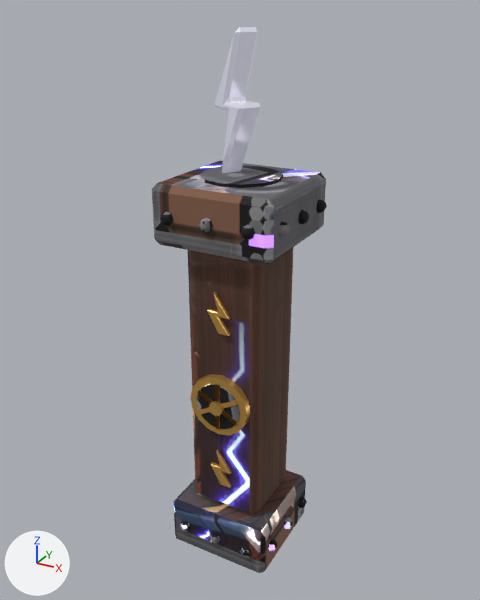
An edit to the glTF model assets/noir/towers/thunder.glb, drawn before and after from the same camera.
Both versions are drawn from a camera (50 mm lens) standing at (1.52, -2.78, 3.47) and looking at (-0.02, 0.02, 2.07). Every picture has the same lights, and +X, +Y and +Z are marked at lower left. The first picture is the older version. Vertices at exactly the same position are counted once.

In view in the first picture: 'thunder'.
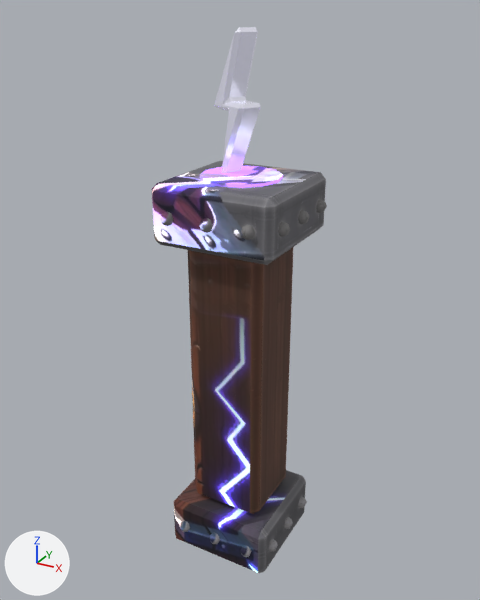
The change, as a diff of the scene's bpy script:
```diff
--- a/assets/noir/towers/thunder.glb.py
+++ b/assets/noir/towers/thunder.glb.py
@@ me_thunder @@
 # used by ob_thunder; location = (0.0, 0.0, 0.72)
-me_thunder.from_pydata(...)  # 702 vertices, 1272 faces; spans x -0.36..0.36, y -0.36..0.32, z -0.15..2.67
+me_thunder.from_pydata(...)  # 498 vertices, 904 faces; spans x -0.36..0.36, y -0.36..0.32, z -0.15..2.67
+# me_thunder part 1: 10 loose pieces with 204 vertices, spanning x -0.17..0.17, y -0.28..-0.2, z 0.34..1.48, are deleted
+# me_thunder part 2: 896 kept faces spanning x -0.36..0.36, y -0.36..0.32, z -0.15..2.67 get new texture (UV) coordinates
 me_thunder.materials.append(mat_thunder_final)
-me_thunder.materials.append(mat_gold)
 me_thunder.materials.append(mat_silver)
```

Pixel boxes [x1, y1, x2, y2] of what changed, in the pictures (480 x 600 px):
part 1 of me_thunder, deleted (brown): before [190, 291, 250, 488]
part 2 of me_thunder, surface changed: [152, 111, 327, 573] in both
